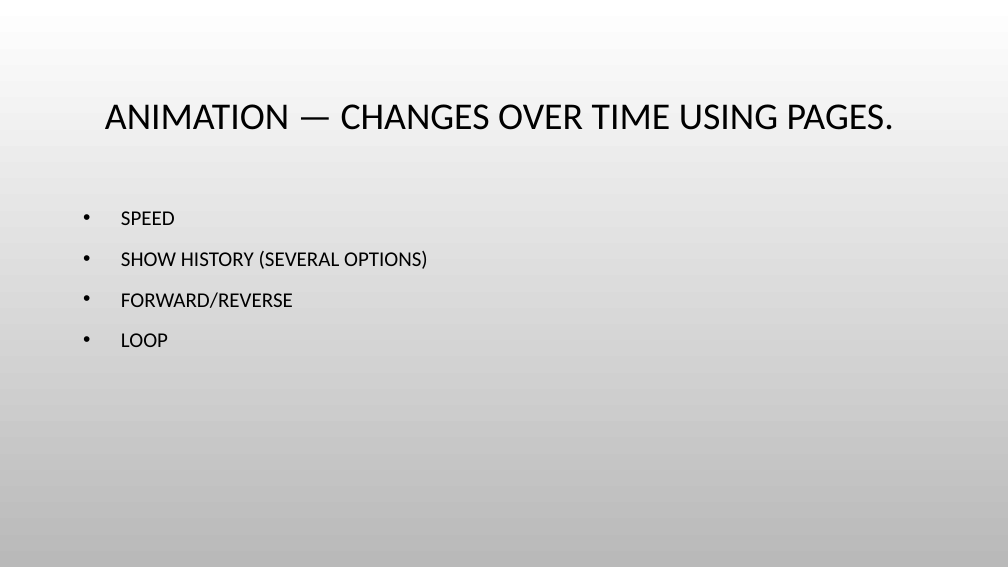
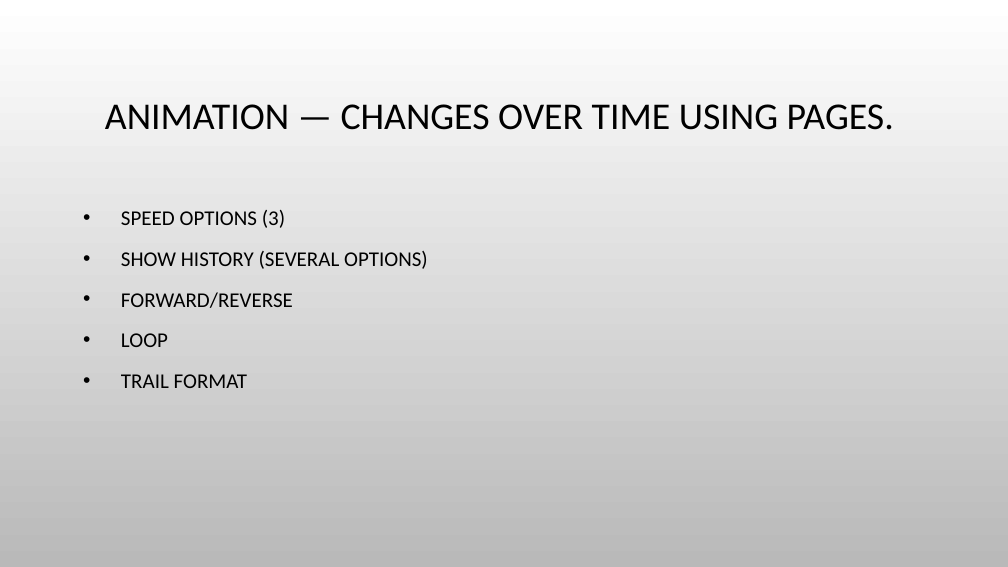
Before and after one commit to bobhilt/tableau-dashboard-demo, a slide deck: slide 10 of BuildingTableauDashboards.pptx (slide 7 before the commit). Drawn at 1008x567 pixels with LibreOffice and Linux fonts; fonts in the diff are those of the drawing; background and template pictures are left out. Boxes give left, top, right and bottom in pixels: in the first picture for what was removed or moved away, otherwise in the second. Text is boxed around its words. In the diff, an @@ line names an element or a change of style, - is before the commit and + after.

```diff
--- a/BuildingTableauDashboards.pptx
+++ b/BuildingTableauDashboards.pptx
@@ text at <box>121,210,285,228</box>: text changed @@
-• SPEED
+• SPEED OPTIONS (3)
@@ text at <box>121,374,248,388</box>: paragraph added @@
+• TRAIL FORMAT
```
Also in this commit, not shown: 6 other slides changed, 3 slides added, 5 other files.
